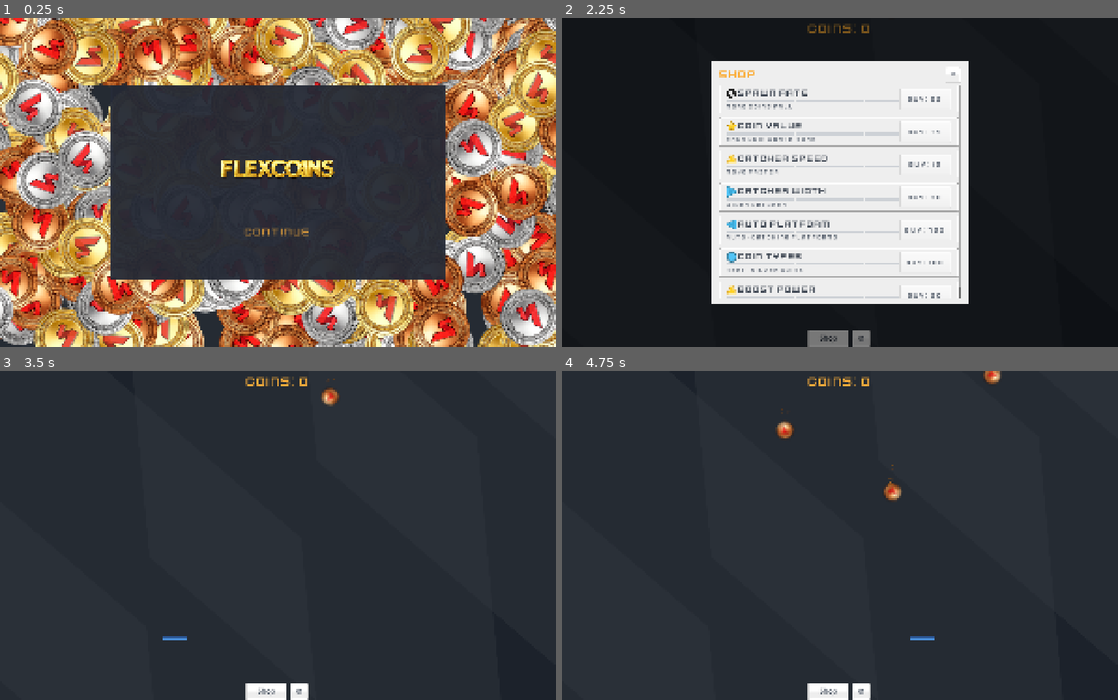
Above: before the commit, frames 1-4 (two rows, left to right).
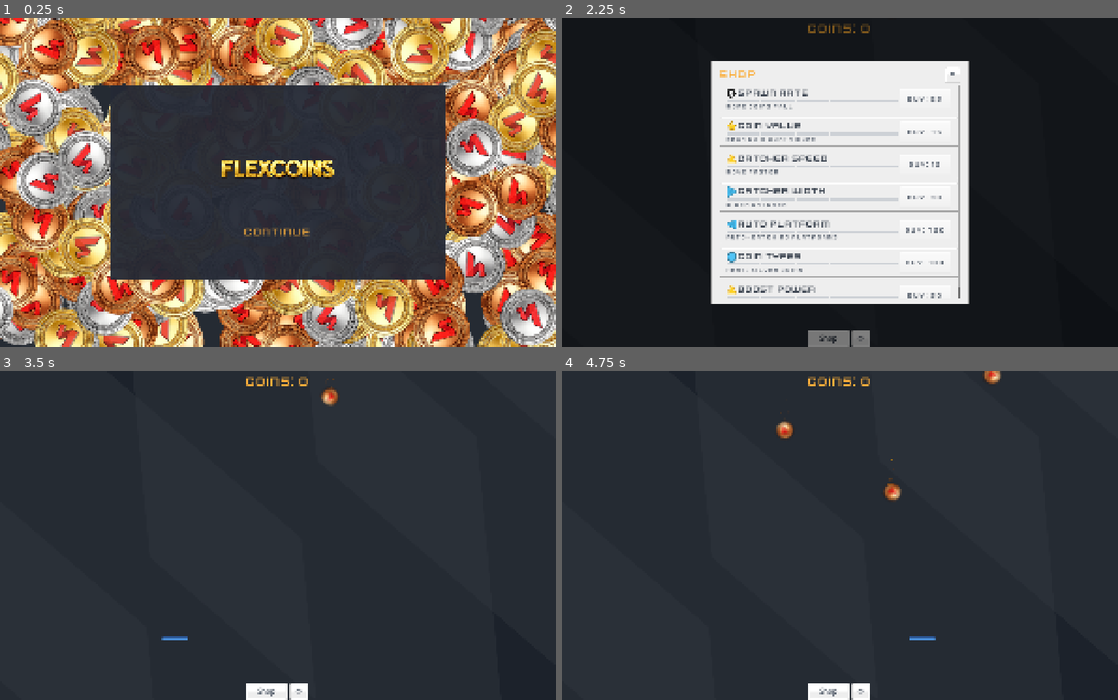
Above: after the commit, the same moments.

Repository: flexion/flexcoins
Game: Godot game, scene res://scenes/start_screen.tscn
The game is run twice, just before and just after one commit, with the same random seed, the same clock (stepped at 60 frames per second) and the same inputs. Sound files missing from this copy of the repository are replaced by a short silence.
Inputs (mouse positions are in pixels of both pictures, inside the frame that each line leads up to):
- Up to frame 1 (0.25 s): no input
- Up to frame 2 (2.25 s): tap Enter at 0.5 s; move the mouse to (962, 166) at 0.52 s; hold Right (move_right) 0.53-1.28 s; hold Space (boost) 0.53-1.28 s; click (962, 166) at 0.67 s; move the mouse to (728, 198) at 1.27 s; hold Left (move_left) 1.28-2 s; tap Space (boost) at 1.35 s; click (728, 198) at 1.42 s; click "Shop" at 2 s
- Up to frame 3 (3.5 s): click "⚙" at 2.75 s
- Up to frame 4 (4.75 s): move the mouse to (895, 463) at 3.52 s; hold Space (boost) 3.53-4.28 s; hold Right (move_right) from 3.53 s (still down); click (895, 463) at 3.67 s; move the mouse to (812, 601) at 4.27 s; tap Space (boost) at 4.35 s; click (812, 601) at 4.42 s

The runs differ from the first frame. In frame 1, 18% of the frame differs, in the area x 1-99%, y 0-100%; in frame 2, 3.0%; in frame 3, 0.3%; in frame 4, 0.4%.

Commit message:
Fix viewport fairness: switch stretch aspect to "keep" for consistent 2160x1280 gameplay
With "expand" aspect, web players could resize their browser to gain an unfair
advantage (narrower window = coins in tighter area = easier catching). Switching
to "keep" locks the logical viewport at 2160x1280 with letterboxing, ensuring
fair gameplay regardless of window size. Also extracts BOMB_SHRINK_FACTOR constant
and adds defensive clamping in catcher positioning.

Co-Authored-By: Claude Opus 4.6 <noreply@anthropic.com>

Diff:
--- a/project.godot
+++ b/project.godot
@@ -25,7 +25,7 @@
 window/size/viewport_width=2160
 window/size/viewport_height=1280
 window/stretch/mode="canvas_items"
-window/stretch/aspect="expand"
+window/stretch/aspect="keep"
 
 [input]
 
--- a/scripts/auto_catcher_manager.gd
+++ b/scripts/auto_catcher_manager.gd
@@ -1,7 +1,7 @@
 extends Node2D
 
 const AUTO_PLATFORM_SCENE: PackedScene = preload("res://scenes/auto_platform.tscn")
-const PLATFORM_Y: float = 1130.0
+const PLATFORM_BOTTOM_OFFSET: float = 150.0
 
 @export var floating_text_scene: PackedScene
 
@@ -36,5 +36,6 @@
 
 
 func _reposition_platforms() -> void:
+	var platform_y: float = get_viewport_rect().size.y - PLATFORM_BOTTOM_OFFSET
 	for p: Area2D in _platforms:
-		p.position.y = PLATFORM_Y
+		p.position.y = platform_y
--- a/scripts/catcher.gd
+++ b/scripts/catcher.gd
@@ -56,6 +56,8 @@
 const SPRITE_NATIVE_W: float = 128.0
 const SPRITE_NATIVE_H: float = 8.0
 const CATCHER_HEIGHT: float = 20.0
+const CATCHER_BOTTOM_OFFSET: float = 240.0
+const BOMB_SHRINK_FACTOR: float = 0.6
 
 @onready var sprite: Sprite2D = $Sprite2D
 @onready var collision_shape: CollisionShape2D = $CollisionShape2D
@@ -72,7 +74,9 @@
 
 	GameManager.upgrade_purchased.connect(_on_upgrade_purchased)
 	_apply_upgrades()
-	position.x = get_viewport_rect().size.x / 2.0
+	var vp_size: Vector2 = get_viewport_rect().size
+	position.x = vp_size.x / 2.0
+	position.y = vp_size.y - CATCHER_BOTTOM_OFFSET
 	_prev_x = position.x
 	_setup_trail()
 	_setup_cooldown_bar()
@@ -153,6 +157,11 @@
 	sprite.scale = _base_scale
 	collision_shape.shape.size = Vector2(w, CATCHER_HEIGHT)
 	_update_catcher_visual()
+	if _cooldown_bar_bg:
+		_cooldown_bar_bg.size.x = w
+		_cooldown_bar_bg.position.x = -w / 2.0
+		_cooldown_bar.size.x = w
+		_cooldown_bar.position.x = -w / 2.0
 
 
 func _update_catcher_visual() -> void:
@@ -270,7 +279,7 @@
 	GameManager.combo_changed.emit(0)
 	# Shrink to 60% width
 	var normal_w := GameManager.get_catcher_width()
-	var shrunk_w := normal_w * 0.6
+	var shrunk_w := normal_w * BOMB_SHRINK_FACTOR
 	_base_scale = Vector2(shrunk_w / SPRITE_NATIVE_W, CATCHER_HEIGHT / SPRITE_NATIVE_H)
 	sprite.scale = _base_scale
 	collision_shape.shape.size = Vector2(shrunk_w, CATCHER_HEIGHT)
@@ -349,6 +358,7 @@
 	monitoring = true
 
 
+
 func _unhandled_input(event: InputEvent) -> void:
 	if _game_paused:
 		return
@@ -368,7 +378,7 @@
 	var boost_dist: float = GameManager.get_boost_distance()
 	var half_width: float = GameManager.get_catcher_width() / 2.0
 	if _bomb_shrink_active:
-		half_width = GameManager.get_catcher_width() * 0.6 / 2.0
+		half_width = GameManager.get_catcher_width() * BOMB_SHRINK_FACTOR / 2.0
 	var viewport_width: float = get_viewport_rect().size.x
 	var target_x: float = clampf(
 		position.x + direction * boost_dist,
@@ -389,6 +399,11 @@
 
 func _on_boost_finished() -> void:
 	_boost_active = false
+	var half_width: float = GameManager.get_catcher_width() / 2.0
+	if _bomb_shrink_active:
+		half_width = GameManager.get_catcher_width() * BOMB_SHRINK_FACTOR / 2.0
+	var viewport_width: float = get_viewport_rect().size.x
+	position.x = clampf(position.x, half_width, viewport_width - half_width)
 
 
 func _update_cooldown(delta: float) -> void:
@@ -443,7 +458,7 @@
 func _update_cooldown_bar_width() -> void:
 	var current_w: float = GameManager.get_catcher_width()
 	if _bomb_shrink_active:
-		current_w *= 0.6
+		current_w *= BOMB_SHRINK_FACTOR
 	var ratio: float = _boost_cooldown_remaining / GameManager.BOOST_COOLDOWN
 	_cooldown_bar_bg.size.x = current_w
 	_cooldown_bar_bg.position.x = -current_w / 2.0
--- a/scripts/start_screen.gd
+++ b/scripts/start_screen.gd
@@ -13,23 +13,31 @@
 const MIN_SPEED: float = 60.0
 const MAX_SPEED: float = 160.0
 
+const PANEL_WIDTH: float = 1300.0
+const PANEL_HEIGHT: float = 760.0
+
 var coins: Array[Sprite2D] = []
 var coin_speeds: Array[float] = []
 var coin_rotation_speeds: Array[float] = []
 var fade_overlay: ColorRect
+var _bg: TextureRect
+var _panel: PanelContainer
 var transitioning: bool = false
 var _click_sound: AudioStreamPlayer
+var _panel_tween: Tween
 
 
 func _ready() -> void:
+	var vp_size: Vector2 = get_viewport_rect().size
+
 	# Background
-	var bg: TextureRect = TextureRect.new()
-	bg.texture = BG_TEXTURE
-	bg.stretch_mode = TextureRect.STRETCH_KEEP_ASPECT_COVERED
-	bg.position = Vector2.ZERO
-	bg.size = Vector2(2160, 1280)
-	bg.z_index = -1
-	add_child(bg)
+	_bg = TextureRect.new()
+	_bg.texture = BG_TEXTURE
+	_bg.stretch_mode = TextureRect.STRETCH_KEEP_ASPECT_COVERED
+	_bg.position = Vector2.ZERO
+	_bg.size = vp_size
+	_bg.z_index = -1
+	add_child(_bg)
 
 	# Coin container
 	var coin_container: Node2D = Node2D.new()
@@ -40,7 +48,7 @@
 	for i: int in range(COIN_COUNT):
 		var coin: Sprite2D = Sprite2D.new()
 		coin.texture_filter = CanvasItem.TEXTURE_FILTER_LINEAR
-		coin.position = Vector2(randf_range(-80.0, 2240.0), randf_range(-200.0, 1280.0))
+		coin.position = Vector2(randf_range(-80.0, vp_size.x + 80.0), randf_range(-200.0, vp_size.y))
 		coin.rotation = randf_range(0.0, TAU)
 
 		# Weighted random texture: 40% copper, 35% silver, 25% gold
@@ -64,14 +72,14 @@
 		coin_rotation_speeds.append(rot_speed)
 
 	# Centered panel (same style as shop menu)
-	var panel: PanelContainer = PanelContainer.new()
-	panel.theme = UI_THEME
-	panel.self_modulate = Color(0.15, 0.17, 0.22, 0.95)
-	panel.position = Vector2(430, 260)
-	panel.size = Vector2(1300, 760)
-	panel.z_index = 5
-	panel.mouse_filter = Control.MOUSE_FILTER_PASS
-	add_child(panel)
+	_panel = PanelContainer.new()
+	_panel.theme = UI_THEME
+	_panel.self_modulate = Color(0.15, 0.17, 0.22, 0.95)
+	_panel.position = Vector2((vp_size.x - PANEL_WIDTH) / 2.0, (vp_size.y - PANEL_HEIGHT) / 2.0)
+	_panel.size = Vector2(PANEL_WIDTH, PANEL_HEIGHT)
+	_panel.z_index = 5
+	_panel.mouse_filter = Control.MOUSE_FILTER_PASS
+	add_child(_panel)
 
 	var margin: MarginContainer = MarginContainer.new()
 	margin.mouse_filter = Control.MOUSE_FILTER_PASS
@@ -79,7 +87,7 @@
 	margin.add_theme_constant_override("margin_right", 40)
 	margin.add_theme_constant_override("margin_top", 40)
 	margin.add_theme_constant_override("margin_bottom", 40)
-	panel.add_child(margin)
+	_panel.add_child(margin)
 
 	var vbox: VBoxContainer = VBoxContainer.new()
 	vbox.mouse_filter = Control.MOUSE_FILTER_PASS
@@ -109,9 +117,7 @@
 	vbox.add_child(tap_label)
 
 	# Panel bob animation
-	var panel_tween: Tween = create_tween().set_loops()
-	panel_tween.tween_property(panel, "position:y", 250.0, 1.0).set_ease(Tween.EASE_IN_OUT).set_trans(Tween.TRANS_SINE)
-	panel_tween.tween_property(panel, "position:y", 270.0, 1.0).set_ease(Tween.EASE_IN_OUT).set_trans(Tween.TRANS_SINE)
+	_start_panel_bob(vp_size)
 
 	# Pulse animation on tap label
 	var pulse_tween: Tween = create_tween().set_loops()
@@ -128,20 +134,22 @@
 	fade_overlay = ColorRect.new()
 	fade_overlay.color = Color(0.0, 0.0, 0.0, 0.0)
 	fade_overlay.position = Vector2.ZERO
-	fade_overlay.size = Vector2(2160, 1280)
+	fade_overlay.size = vp_size
 	fade_overlay.z_index = 100
 	fade_overlay.mouse_filter = Control.MOUSE_FILTER_IGNORE
 	add_child(fade_overlay)
 
 
+
 func _process(delta: float) -> void:
+	var vp_size: Vector2 = get_viewport_rect().size
 	for i: int in range(coins.size()):
 		var coin: Sprite2D = coins[i]
 		coin.position.y += coin_speeds[i] * delta
 		coin.rotation += coin_rotation_speeds[i] * delta
-		if coin.position.y > 1480.0:
+		if coin.position.y > vp_size.y + 200.0:
 			coin.position.y = -200.0
-			coin.position.x = randf_range(-80.0, 2240.0)
+			coin.position.x = randf_range(-80.0, vp_size.x + 80.0)
 
 
 func _unhandled_input(event: InputEvent) -> void:
@@ -163,5 +171,15 @@
 		fade_tween.tween_callback(_go_to_main)
 
 
+
+func _start_panel_bob(vp_size: Vector2) -> void:
+	if _panel_tween and _panel_tween.is_running():
+		_panel_tween.kill()
+	var center_y: float = (vp_size.y - PANEL_HEIGHT) / 2.0
+	_panel_tween = create_tween().set_loops()
+	_panel_tween.tween_property(_panel, "position:y", center_y - 10.0, 1.0).set_ease(Tween.EASE_IN_OUT).set_trans(Tween.TRANS_SINE)
+	_panel_tween.tween_property(_panel, "position:y", center_y + 10.0, 1.0).set_ease(Tween.EASE_IN_OUT).set_trans(Tween.TRANS_SINE)
+
+
 func _go_to_main() -> void:
 	get_tree().change_scene_to_file("res://scenes/main.tscn")
